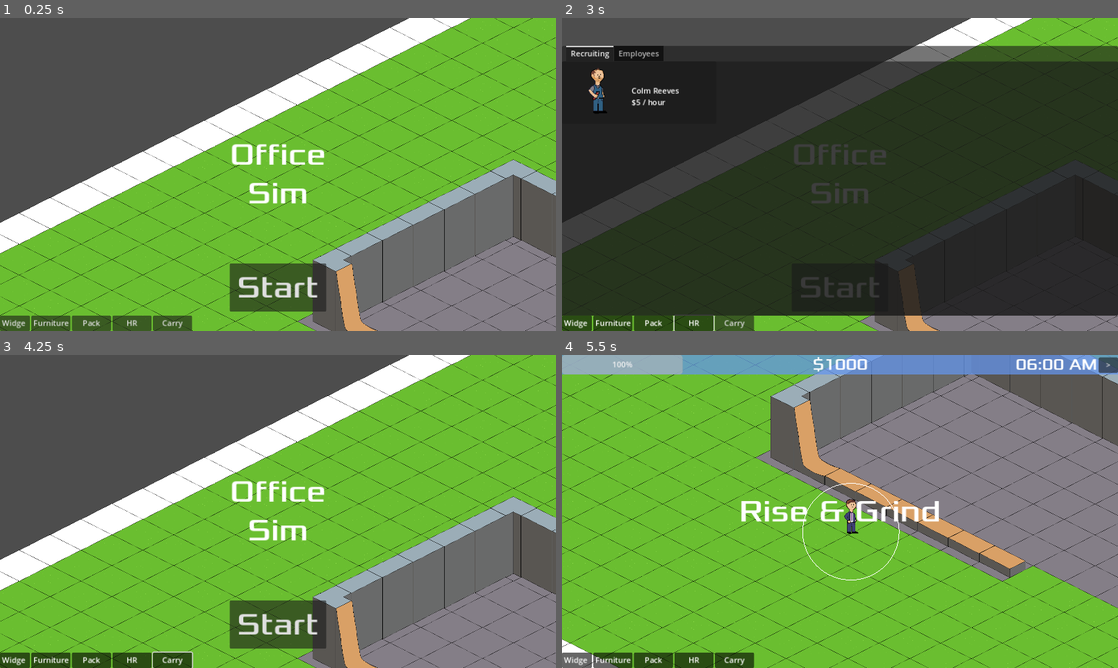
Above: before the commit, frames 1-4 (two rows, left to right).
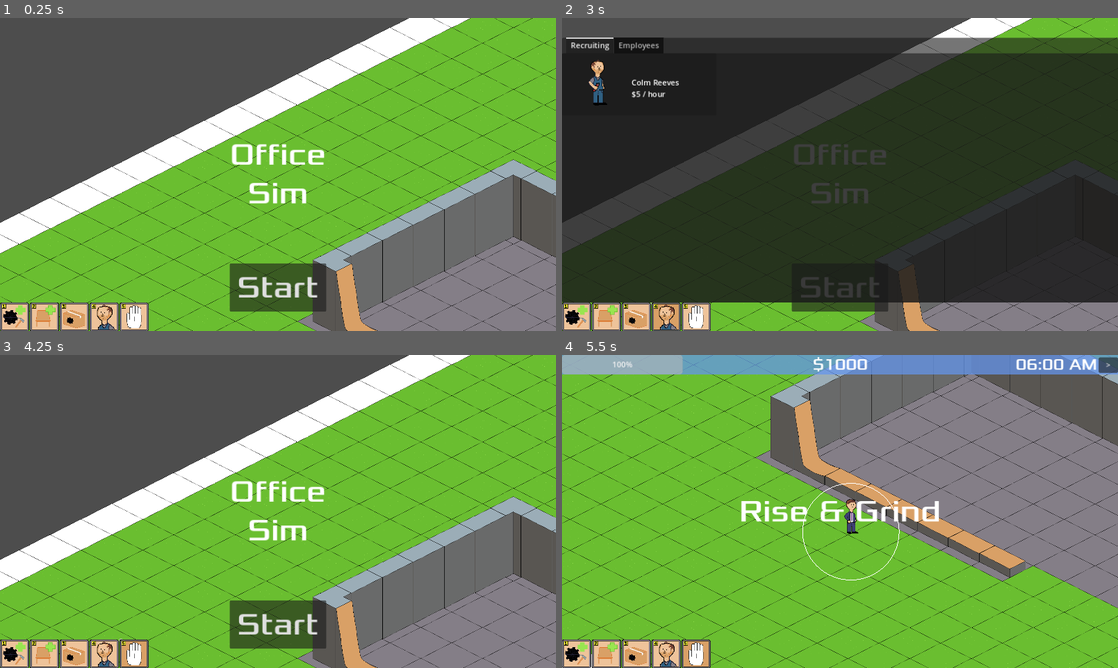
Above: after the commit, the same moments.

Repository: Final-Parsec/office-sim
Game: Godot game, scene res://main.tscn
Two runs of this game, one before a commit and one after it. Both use one fixed random seed, a clock stepped at 60 frames per second and the inputs below.
Inputs (mouse positions are in pixels of both pictures, inside the frame that each line leads up to; where the layout moved, square brackets give the same spot in the first picture):
- Up to frame 1 (0.25 s): no input
- Up to frame 2 (3 s): click (562, 302) [578, 324] at 0.5 s; click (606, 318) [612, 324] at 1.25 s; click (623, 302) [650, 324] at 2 s; click (650, 302) [695, 324] at 2.75 s
- Up to frame 3 (4.25 s): click (122, 639) [172, 661] at 3.5 s
- Up to frame 4 (5.5 s): click "Start" at 4.25 s; move the mouse to (962, 495) at 5.02 s; hold Right (move_right) from 5.03 s (still down); click (962, 495) at 5.1 s

The runs differ from the first frame. In frame 1, 2.8% of the frame differs, in the area x 0-35%, y 90-100%; in frame 2, 10%, in the area x 0-100%, y 6-100%; in frame 3, 2.8%; in frame 4, 2.8%.

Commit message:
[FP-720] Action bar improvements (#25)
* action hotkeys, fix mailman double collect bug, fix widget free bug, log time because I'm suspicious of another bug

* texture action bar mvp

* make a scene that can do the texture swap

* furniture action

* pack action button

* hr button

* carry button

* resize hr container for new toolbar

* tooltips

Diff:
--- /dev/null
+++ b/game/action_bar_button.gd
@@ -0,0 +1,13 @@
+extends Button
+
+@export var default_texture: CompressedTexture2D
+@export var active_texture: CompressedTexture2D
+
+func _ready() -> void:
+	$TextureRect.texture = default_texture
+
+func set_default_texture() -> void:
+	$TextureRect.texture = default_texture
+
+func set_active_texture() -> void:
+	$TextureRect.texture = active_texture
--- /dev/null
+++ b/game/action_bar_button.tscn
@@ -0,0 +1,37 @@
+[gd_scene load_steps=6 format=3 uid="uid://ch8shnq0q41cr"]
+
+[ext_resource type="ButtonGroup" uid="uid://ccfmiaex7mmvt" path="res://action_bar.tres" id="1_v5cjg"]
+[ext_resource type="Script" path="res://action_bar_button.gd" id="2_5s3vm"]
+[ext_resource type="Texture2D" uid="uid://dw5bycki4sxtv" path="res://art/action_bar_one1.png" id="2_46ajc"]
+
+[sub_resource type="InputEventKey" id="InputEventKey_qhti0"]
+device = -1
+keycode = 49
+unicode = 49
+
+[sub_resource type="Shortcut" id="Shortcut_o56nb"]
+events = [SubResource("InputEventKey_qhti0")]
+
+[node name="WidgetButton" type="Button"]
+anchors_preset = 2
+anchor_top = 1.0
+anchor_bottom = 1.0
+offset_left = 2.0
+offset_top = -62.0
+offset_right = 102.0
+offset_bottom = 38.0
+grow_vertical = 0
+scale = Vector2(0.6, 0.6)
+size_flags_horizontal = 0
+size_flags_vertical = 8
+toggle_mode = true
+action_mode = 0
+button_group = ExtResource("1_v5cjg")
+shortcut = SubResource("Shortcut_o56nb")
+script = ExtResource("2_5s3vm")
+
+[node name="TextureRect" type="TextureRect" parent="."]
+layout_mode = 0
+offset_right = 40.0
+offset_bottom = 40.0
+texture = ExtResource("2_46ajc")
--- a/game/hud.gd
+++ b/game/hud.gd
@@ -46,9 +46,6 @@
 func on_widget_button_pressed() -> void:
 	set_selected_action(Enums.Actions.WIDGET)
 
-func on_furniture_button_pressed() -> void:
-	set_selected_action(Enums.Actions.FURNITURE)
-
 func update_time(time):
 	if !$AccelerateTimeButton.visible:
 		$AccelerateTimeButton.visible = true
@@ -69,6 +66,21 @@
 	set_selected_action(Enums.Actions.HR)
 
 func set_selected_action(selected_action: Enums.Actions) -> void:
+	for action_bar_button in $ActionBar.get_children():
+		action_bar_button.set_default_texture()
+
+	match selected_action:
+		Enums.Actions.WIDGET:
+			$ActionBar/WidgetButton.set_active_texture()
+		Enums.Actions.FURNITURE:
+			$ActionBar/FurnitureButton.set_active_texture()
+		Enums.Actions.PACK:
+			$ActionBar/PackButton.set_active_texture()
+		Enums.Actions.HR:
+			$ActionBar/HRButton.set_active_texture()
+		Enums.Actions.CARRY:
+			$ActionBar/CarryButton.set_active_texture()
+
 	GameState.selected_action = selected_action
 	action_bar_button_pressed.emit()
 
@@ -137,3 +149,7 @@
 
 func _on_carry_button_pressed() -> void:
 	set_selected_action(Enums.Actions.CARRY)
+
+
+func _on_furniture_button_pressed() -> void:
+	set_selected_action(Enums.Actions.FURNITURE)
--- a/game/hud.tscn
+++ b/game/hud.tscn
@@ -1,12 +1,70 @@
-[gd_scene load_steps=8 format=3 uid="uid://bw6td1ka2uv5c"]
+[gd_scene load_steps=32 format=3 uid="uid://bw6td1ka2uv5c"]
 
 [ext_resource type="Script" path="res://hud.gd" id="1_0jbru"]
 [ext_resource type="FontFile" uid="uid://cw8737f1dq6n3" path="res://fonts/Xolonium-Regular.ttf" id="1_3xhbu"]
-[ext_resource type="ButtonGroup" uid="uid://ccfmiaex7mmvt" path="res://action_bar.tres" id="3_63eek"]
+[ext_resource type="PackedScene" uid="uid://ch8shnq0q41cr" path="res://action_bar_button.tscn" id="3_7j8t7"]
+[ext_resource type="Texture2D" uid="uid://dw5bycki4sxtv" path="res://art/action_bar_one1.png" id="4_jvfae"]
 [ext_resource type="Script" path="res://hr_panel.gd" id="4_lgdrw"]
+[ext_resource type="Texture2D" uid="uid://du1253hbh50bo" path="res://art/action_bar_one2.png" id="5_b4bj4"]
 [ext_resource type="Texture2D" uid="uid://ndlb74qnveg0" path="res://art/colm_reeves1.png" id="5_epwqy"]
+[ext_resource type="Texture2D" uid="uid://cwqbw2815e21a" path="res://art/action_bar_two1.png" id="6_qj8jc"]
+[ext_resource type="Texture2D" uid="uid://cymqmdhhbkcc0" path="res://art/action_bar_two2.png" id="7_aa0w3"]
+[ext_resource type="Texture2D" uid="uid://dqsp2j0yxw1f0" path="res://art/action_bar_three1.png" id="8_bk342"]
+[ext_resource type="Texture2D" uid="uid://coo65m6357sbn" path="res://art/action_bar_three2.png" id="9_upxfc"]
+[ext_resource type="Texture2D" uid="uid://c4oye0i6qj157" path="res://art/action_bar_four1.png" id="10_hl7e8"]
+[ext_resource type="Texture2D" uid="uid://02he7g1rqbqy" path="res://art/action_bar_four2.png" id="11_7k55l"]
+[ext_resource type="Texture2D" uid="uid://76pl0icdalaw" path="res://art/action_bar_five1.png" id="12_ibhiq"]
+[ext_resource type="Texture2D" uid="uid://csg6mcyx2jvpm" path="res://art/action_bar_five2.png" id="13_ddm14"]
 
 [sub_resource type="Shortcut" id="Shortcut_wpxgg"]
+
+[sub_resource type="ButtonGroup" id="ButtonGroup_bhlso"]
+
+[sub_resource type="InputEventKey" id="InputEventKey_kxbst"]
+device = -1
+keycode = 49
+unicode = 49
+
+[sub_resource type="Shortcut" id="Shortcut_ycck1"]
+events = [SubResource("InputEventKey_kxbst")]
+
+[sub_resource type="ButtonGroup" id="ButtonGroup_cdplk"]
+
+[sub_resource type="InputEventKey" id="InputEventKey_o0y8p"]
+device = -1
+keycode = 50
+unicode = 50
+
+[sub_resource type="Shortcut" id="Shortcut_f1fsn"]
+events = [SubResource("InputEventKey_o0y8p")]
+
+[sub_resource type="ButtonGroup" id="ButtonGroup_y3mkh"]
+
+[sub_resource type="InputEventKey" id="InputEventKey_mrumb"]
+device = -1
+keycode = 51
+unicode = 51
+
+[sub_resource type="Shortcut" id="Shortcut_6cy3v"]
+events = [SubResource("InputEventKey_mrumb")]
+
+[sub_resource type="ButtonGroup" id="ButtonGroup_bmb7w"]
+
+[sub_resource type="InputEventKey" id="InputEventKey_3jk3g"]
+device = -1
+keycode = 52
+unicode = 52
+
+[sub_resource type="Shortcut" id="Shortcut_aa2ab"]
+events = [SubResource("InputEventKey_3jk3g")]
+
+[sub_resource type="InputEventKey" id="InputEventKey_5q3fm"]
+device = -1
+keycode = 53
+unicode = 53
+
+[sub_resource type="Shortcut" id="Shortcut_e0ubf"]
+events = [SubResource("InputEventKey_5q3fm")]
 
 [sub_resource type="SpriteFrames" id="SpriteFrames_fm8g5"]
 animations = [{
@@ -94,75 +152,85 @@
 wait_time = 2.0
 one_shot = true
 
-[node name="WidgetButton" type="Button" parent="."]
+[node name="ActionBar" type="Control" parent="."]
+layout_mode = 3
 anchors_preset = 2
 anchor_top = 1.0
 anchor_bottom = 1.0
-offset_top = -8.0
+offset_top = -56.0
+offset_right = 1152.0
+grow_vertical = 0
+
+[node name="WidgetButton" parent="ActionBar" instance=ExtResource("3_7j8t7")]
+layout_mode = 1
+offset_left = 0.0
+offset_top = -59.0
 offset_right = 8.0
-grow_vertical = 0
-size_flags_horizontal = 0
-size_flags_vertical = 8
-toggle_mode = true
-button_group = ExtResource("3_63eek")
-text = "Widget"
-
-[node name="FurnitureButton" type="Button" parent="."]
-anchors_preset = 2
-anchor_top = 1.0
-anchor_bottom = 1.0
-offset_left = 65.0
-offset_top = -31.0
-offset_right = 146.0
-grow_vertical = 0
-toggle_mode = true
-text = "Furniture"
-
-[node name="PackButton" type="Button" parent="."]
-anchors_preset = 2
-anchor_top = 1.0
-anchor_bottom = 1.0
-offset_left = 149.0
-offset_top = -31.0
-offset_right = 230.0
-grow_vertical = 0
-toggle_mode = true
-text = "Pack"
-
-[node name="HRButton" type="Button" parent="."]
-anchors_preset = 2
-anchor_top = 1.0
-anchor_bottom = 1.0
-offset_left = 233.0
-offset_top = -31.0
-offset_right = 314.0
-grow_vertical = 0
-toggle_mode = true
-text = "HR"
-
-[node name="CarryButton" type="Button" parent="."]
-anchors_preset = 2
-anchor_top = 1.0
-anchor_bottom = 1.0
-offset_left = 317.0
-offset_top = -31.0
-offset_right = 398.0
-grow_vertical = 0
-toggle_mode = true
-text = "Carry
-"
+offset_bottom = -51.0
+tooltip_text = "Create / Build Widget"
+button_group = SubResource("ButtonGroup_bhlso")
+shortcut = SubResource("Shortcut_ycck1")
+default_texture = ExtResource("4_jvfae")
+active_texture = ExtResource("5_b4bj4")
+
+[node name="FurnitureButton" parent="ActionBar" instance=ExtResource("3_7j8t7")]
+layout_mode = 1
+offset_left = 62.0
+offset_top = -59.0
+offset_right = 162.0
+offset_bottom = 41.0
+tooltip_text = "Place Workbench"
+button_group = SubResource("ButtonGroup_cdplk")
+shortcut = SubResource("Shortcut_f1fsn")
+default_texture = ExtResource("6_qj8jc")
+active_texture = ExtResource("7_aa0w3")
+
+[node name="PackButton" parent="ActionBar" instance=ExtResource("3_7j8t7")]
+layout_mode = 1
+offset_left = 124.0
+offset_top = -59.0
+offset_right = 132.0
+offset_bottom = -51.0
+tooltip_text = "Pack Widget"
+button_group = SubResource("ButtonGroup_y3mkh")
+shortcut = SubResource("Shortcut_6cy3v")
+default_texture = ExtResource("8_bk342")
+active_texture = ExtResource("9_upxfc")
+
+[node name="HRButton" parent="ActionBar" instance=ExtResource("3_7j8t7")]
+layout_mode = 1
+offset_left = 186.0
+offset_top = -59.0
+offset_right = 194.0
+offset_bottom = -51.0
+tooltip_text = "Human Resources"
+button_group = SubResource("ButtonGroup_bmb7w")
+shortcut = SubResource("Shortcut_aa2ab")
+default_texture = ExtResource("10_hl7e8")
+active_texture = ExtResource("11_7k55l")
+
+[node name="CarryButton" parent="ActionBar" instance=ExtResource("3_7j8t7")]
+layout_mode = 1
+offset_left = 248.0
+offset_top = -59.0
+offset_right = 256.0
+offset_bottom = -51.0
+tooltip_text = "Carry"
+button_group = SubResource("ButtonGroup_bhlso")
+shortcut = SubResource("Shortcut_e0ubf")
+default_texture = ExtResource("12_ibhiq")
+active_texture = ExtResource("13_ddm14")
 
 [node name="HRPanel" type="Panel" parent="."]
-visible = false
-offset_top = 58.0
-offset_right = 1152.0
-offset_bottom = 616.0
+offset_top = 41.0
+offset_right = 1152.0
+offset_bottom = 589.0
 script = ExtResource("4_lgdrw")
 
 [node name="TabContainer" type="TabContainer" parent="HRPanel"]
 layout_mode = 0
 offset_right = 1152.0
-offset_bottom = 558.0
+offset_bottom = 548.0
 current_tab = 1
 
 [node name="Recruiting" type="Control" parent="HRPanel/TabContainer"]
@@ -289,11 +357,11 @@
 [connection signal="action_bar_button_pressed" from="." to="HRPanel" method="_on_hud_action_bar_button_pressed"]
 [connection signal="pressed" from="StartButton" to="." method="_on_start_button_pressed"]
 [connection signal="timeout" from="MessageTimer" to="." method="_on_message_timer_timeout"]
-[connection signal="pressed" from="WidgetButton" to="." method="on_widget_button_pressed"]
-[connection signal="pressed" from="FurnitureButton" to="." method="on_furniture_button_pressed"]
-[connection signal="pressed" from="PackButton" to="." method="_on_pack_button_pressed"]
-[connection signal="pressed" from="HRButton" to="." method="_on_hr_button_pressed"]
-[connection signal="pressed" from="CarryButton" to="." method="_on_carry_button_pressed"]
+[connection signal="pressed" from="ActionBar/WidgetButton" to="." method="on_widget_button_pressed"]
+[connection signal="pressed" from="ActionBar/FurnitureButton" to="." method="_on_furniture_button_pressed"]
+[connection signal="pressed" from="ActionBar/PackButton" to="." method="_on_pack_button_pressed"]
+[connection signal="pressed" from="ActionBar/HRButton" to="." method="_on_hr_button_pressed"]
+[connection signal="pressed" from="ActionBar/CarryButton" to="." method="_on_carry_button_pressed"]
 [connection signal="visibility_changed" from="HRPanel" to="." method="_on_hr_panel_visibility_changed"]
 [connection signal="pressed" from="HRPanel/TabContainer/Recruiting/Recruit" to="." method="_on_recruit_pressed"]
 [connection signal="pressed" from="HRPanel/TabContainer/Employees/Employee/VBoxContainer/RunPayrollButton" to="." method="_on_run_payroll_button_pressed"]
--- a/game/mailman.gd
+++ b/game/mailman.gd
@@ -24,6 +24,9 @@
 	visible = true
 	var collectible_package = null
 	for package in package_container.get_children():
+		if package.is_queued_for_deletion():
+			continue
+
 		var tile_coord = $"../TileMapLayer".local_to_map($"../TileMapLayer".to_local(package.global_position))
 		var tile_data = $"../TileMapLayer".get_cell_tile_data(tile_coord)
 		if tile_data:
--- a/game/main.gd
+++ b/game/main.gd
@@ -145,6 +145,7 @@
 func _on_hud_player_rest_requested() -> void:
 	$DayTimer.paused = true
 	while current_time != 6 * 60:
+		print('advancing time ' + str(current_time) + ' - ' + str(drive_points))
 		_on_day_timer_timeout()
 		if drive_points < 100:
 			drive_points += 1
--- a/game/widget.gd
+++ b/game/widget.gd
@@ -6,9 +6,6 @@
 	var widget_types = $AnimatedSprite2D.sprite_frames.get_animation_names()
 	$AnimatedSprite2D.play(widget_types[randi() % widget_types.size()])
 	progress = 0
-
-func _on_visible_on_screen_notifier_2d_screen_exited() -> void:
-	queue_free()
 
 func build(additional_progress: int):
 	DamageNumbers.display_number(additional_progress, $NumberSpawn.global_position, additional_progress > 10)
--- a/game/widget.tscn
+++ b/game/widget.tscn
@@ -36,8 +36,6 @@
 rotation = 1.5708
 shape = SubResource("CircleShape2D_6hbh8")
 
-[node name="VisibleOnScreenNotifier2D" type="VisibleOnScreenNotifier2D" parent="."]
-
 [node name="ProgressLabel" type="Label" parent="."]
 offset_left = -33.0
 offset_top = -12.0
@@ -48,5 +46,3 @@
 
 [node name="NumberSpawn" type="Node2D" parent="."]
 position = Vector2(-10, -30)
-
-[connection signal="screen_exited" from="VisibleOnScreenNotifier2D" to="." method="_on_visible_on_screen_notifier_2d_screen_exited"]
Binary file added: game/art/action_bar_five1.png
Not shown, added: game/art/action_bar_five1.png.import
Binary file added: game/art/action_bar_five2.png
Not shown, added: game/art/action_bar_five2.png.import
Binary file added: game/art/action_bar_four1.png
Not shown, added: game/art/action_bar_four1.png.import
Binary file added: game/art/action_bar_four2.png
Not shown, added: game/art/action_bar_four2.png.import
Binary file added: game/art/action_bar_one1.png
Not shown, added: game/art/action_bar_one1.png.import
Binary file added: game/art/action_bar_one2.png
Not shown, added: game/art/action_bar_one2.png.import
(and 13 more such lines)
